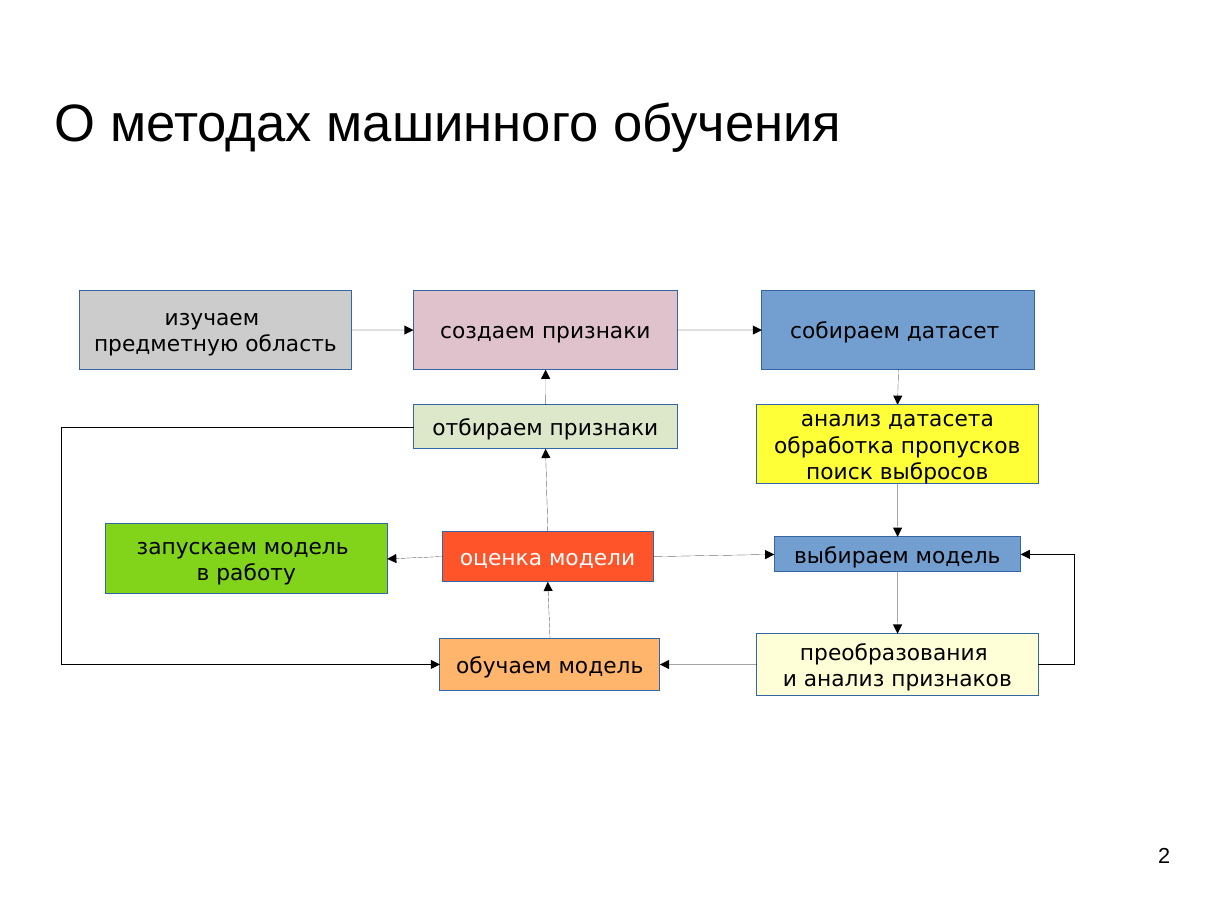
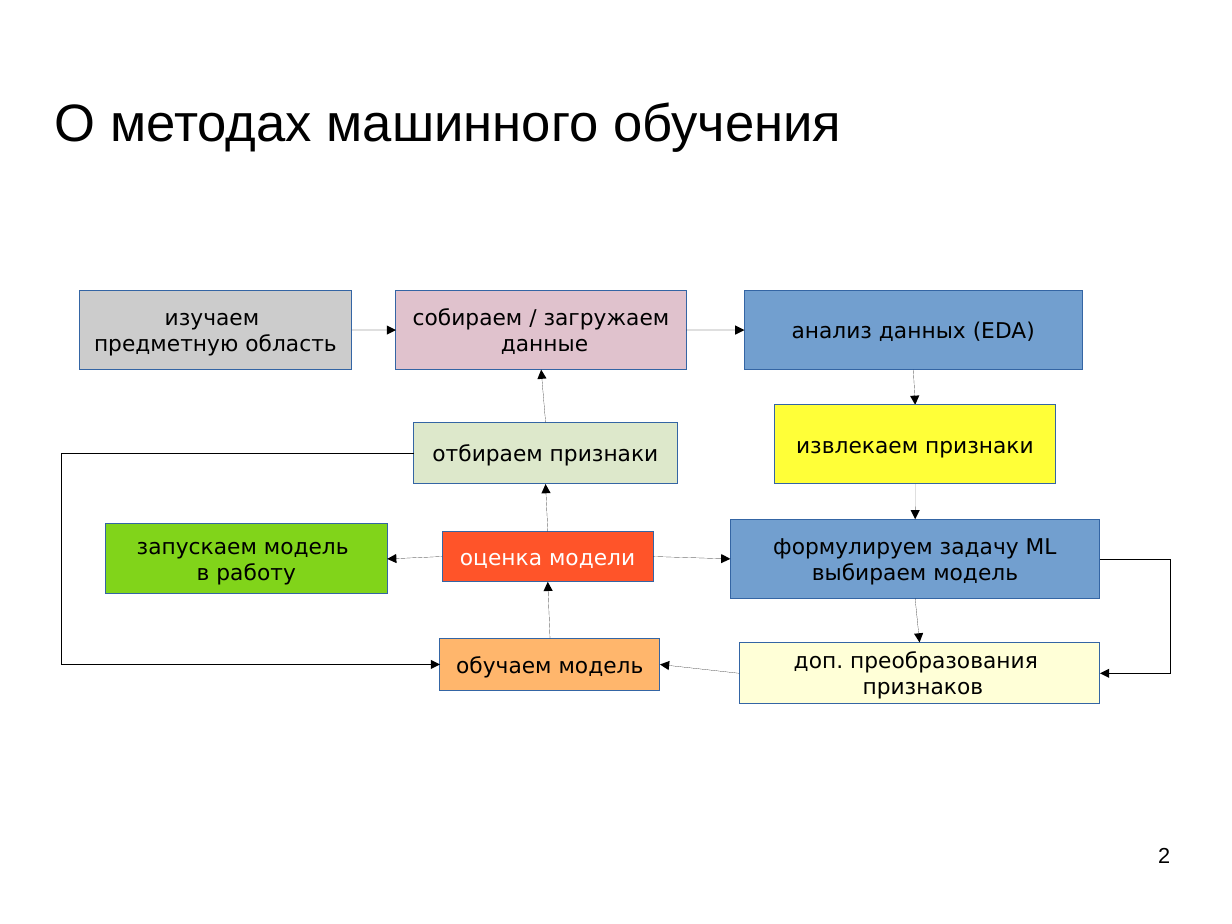
Before and after one commit to mechanoid5/ml_lectorium_2026_I, a slide deck: slide 2 of 03-ml-basic.odp. Drawn at 1232x924 pixels with LibreOffice and Linux fonts; fonts in the diff are those of the drawing; background and template pictures are left out. Boxes give left, top, right and bottom in pixels: in the first picture for what was removed or moved away, otherwise in the second. Text is boxed around its words. In the diff, an @@ line names an element or a change of style, - is before the commit and + after.

```diff
--- a/03-ml-basic.odp
+++ b/03-ml-basic.odp
@@ rectangle "собираем / загружаем": place and size @@
-rectangle "собираем / загружаем" at (414,291,677,370)
+rectangle "собираем / загружаем" at (396,291,686,370)
@@ rectangle "анализ данных (EDA)": place and size @@
-rectangle "анализ данных (EDA)" at (762,291,1035,370)
+rectangle "анализ данных (EDA)" at (745,291,1082,370)
@@ text in rectangle at (413,308,670,354): text changed @@
-создаем признаки
+собираем / загружаем
+данные
@@ text in rectangle at (792,321,1035,341): text changed @@
-собираем датасет
+анализ данных (EDA)
@@ arrow moved from (352, 330) - (414, 330) to (352, 330) - (396, 330) @@
@@ arrow moved from (677, 330) - (762, 330) to (686, 330) - (745, 330) @@
@@ arrow moved from (546, 405) - (546, 370) to (546, 423) - (541, 370) @@
@@ arrow moved from (899, 370) - (898, 405) to (913, 370) - (916, 405) @@
@@ rectangle "извлекаем признаки": place and size @@
-rectangle "извлекаем признаки" at (757,405,1039,484)
+rectangle "извлекаем признаки" at (775,405,1056,484)
@@ rectangle "отбираем признаки": place and size @@
-rectangle "отбираем признаки" at (414,405,677,448)
+rectangle "отбираем признаки" at (414,423,677,484)
@@ text in rectangle at (796,440,1034,458): text changed @@
-анализ датасета
-обработка пропусков
-поиск выбросов
+извлекаем признаки
@@ elbow arrow moved from (414, 427) - (440, 665) to (414, 453) - (440, 665) @@
@@ arrow moved from (548, 531) - (546, 449) to (548, 531) - (546, 484) @@
@@ arrow moved from (898, 484) - (898, 537) to (916, 484) - (916, 520) @@
@@ rectangle "формулируем задачу ML": place and size @@
-rectangle "формулируем задачу ML" at (775,537,1021,571)
+rectangle "формулируем задачу ML" at (731,520,1101,599)
@@ text in rectangle at (773,538,1057,559): paragraph added @@
+формулируем задачу ML
@@ arrow moved from (654, 557) - (775, 555) to (654, 557) - (731, 559) @@
@@ elbow arrow moved from (1039, 665) - (1021, 555) to (1100, 559) - (1100, 673) @@
@@ arrow moved from (898, 572) - (898, 634) to (916, 598) - (920, 643) @@
@@ rectangle "доп. преобразования": place and size @@
-rectangle "доп. преобразования" at (757,634,1039,695)
+rectangle "доп. преобразования" at (739,643,1100,704)
@@ text in rectangle at (794,651,1038,699): text changed @@
-преобразования
-и анализ признаков
+доп. преобразования
+признаков
@@ arrow moved from (757, 664) - (661, 665) to (739, 673) - (661, 665) @@
```
Also in this commit, not shown: 3 other slides changed, 4 slides added, 4 other files.
